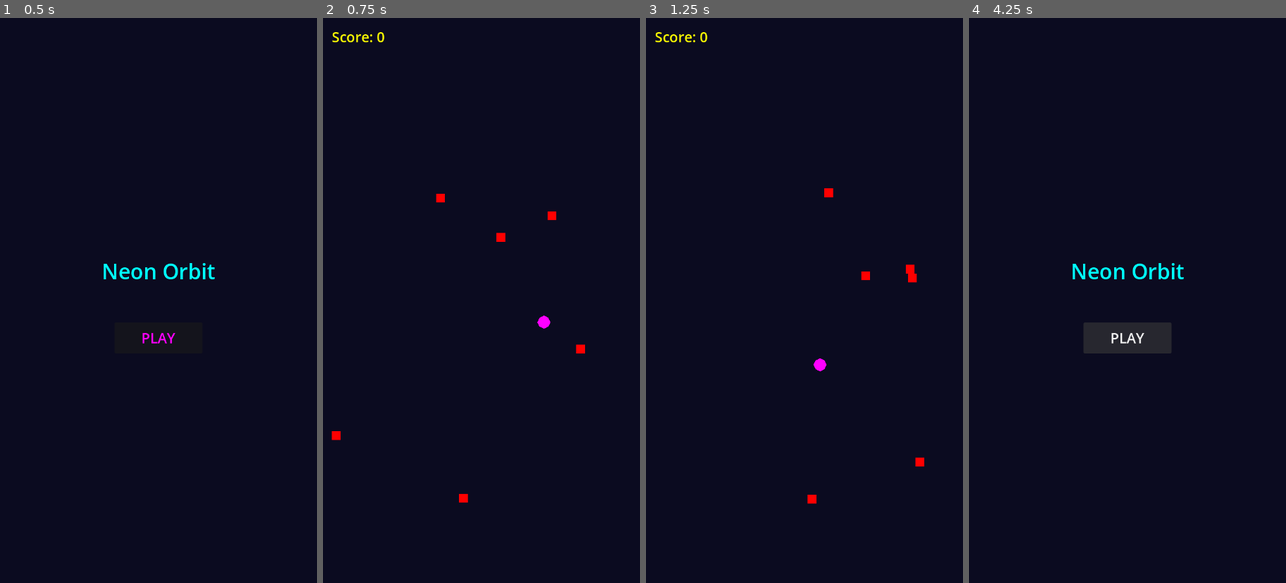
Above: before the commit, frames 1-4 (left to right).
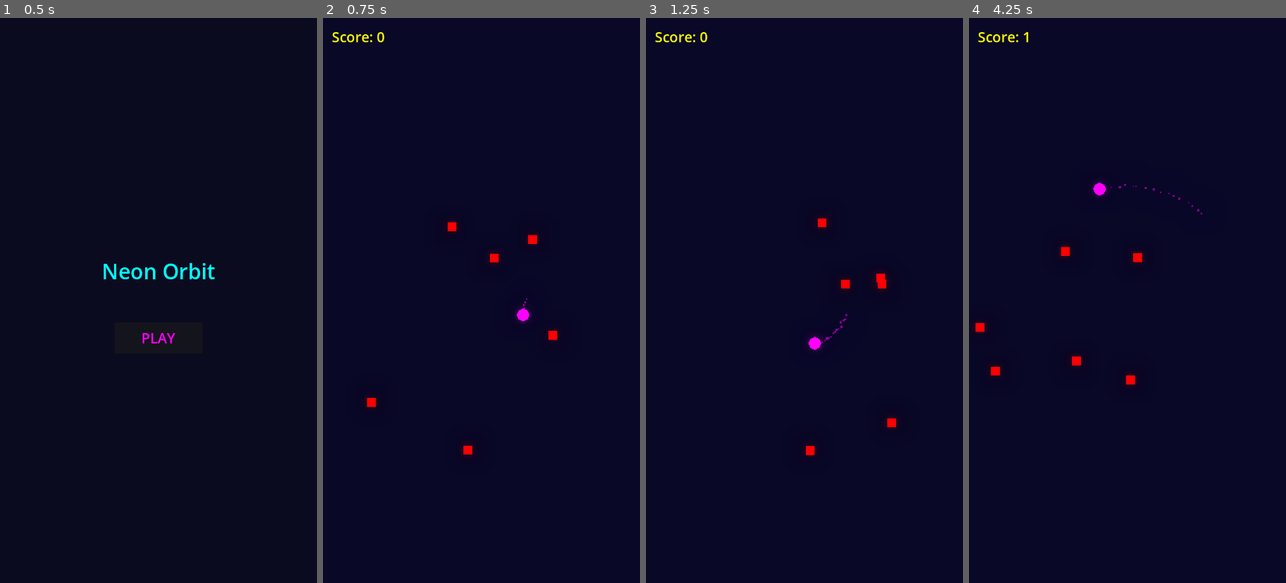
Above: after the commit, the same moments.

Repository: Spacesqueezer/AI_game_maybe
Game: Godot game, scene res://scenes/main_menu.tscn
The game is run twice, just before and just after one commit, with the same random seed, the same clock (stepped at 60 frames per second) and the same inputs.
Inputs (mouse positions are in pixels of both pictures, inside the frame that each line leads up to):
- Up to frame 1 (0.5 s): no input
- Up to frame 2 (0.75 s): click "PLAY" at 0.5 s
- Up to frame 3 (1.25 s): no input
- Up to frame 4 (4.25 s): move the mouse to (1197, 272) at 1.27 s; click (1197, 272) at 1.42 s; move the mouse to (1064, 328) at 2.02 s; click (1064, 328) at 2.17 s; move the mouse to (1159, 176) at 2.77 s; click (1159, 176) at 2.92 s; click (1127, 340) at 3.5 s, where only the run before the commit has a clickable "PLAY"

Frame 1 is identical in both runs. In frame 2, 0.7% of the frame differs, in the area x 2-83%, y 31-86%; in frame 3, 0.7%; in frame 4, 2.4%, in the area x 2-74%, y 2-65%.

Commit message:
Polish gameplay mechanics and visuals
* Refactor player.gd to use a Tween for smooth jumping between orbits.
* Fix player jump logic to bounce radially instead of teleporting.
* Reduce orbit radiuses in game.gd, obstacle.gd, and coin.gd to fit the mobile screen better.
* Add rotation animation to coins.
* Add a glowing WorldEnvironment to game.tscn to create a neon aesthetic.
* Add a particle trail to the player using CPUParticles2D.

Co-authored-by: Spacesqueezer <86262998+Spacesqueezer@users.noreply.github.com>

Diff:
--- a/scenes/game.tscn
+++ b/scenes/game.tscn
@@ -1,7 +1,15 @@
-[gd_scene load_steps=2 format=3 uid="uid://game_scene_id"]
+[gd_scene load_steps=3 format=3 uid="uid://game_scene_id"]
 
 [ext_resource type="Script" path="res://scripts/game.gd" id="1_script"]
 [ext_resource type="PackedScene" uid="uid://player_scene_id" path="res://scenes/player.tscn" id="2_player"]
+
+[sub_resource type="Environment" id="Environment_glow"]
+background_mode = 3
+glow_enabled = true
+glow_intensity = 1.5
+glow_strength = 1.2
+glow_bloom = 0.2
+glow_blend_mode = 0
 
 [node name="Game" type="Node2D"]
 script = ExtResource("1_script")
@@ -27,3 +35,8 @@
 theme_override_colors/font_color = Color(1, 1, 0, 1)
 theme_override_font_sizes/font_size = 32
 text = "Score: 0"
+
+
+
+[node name="WorldEnvironment" type="WorldEnvironment" parent="."]
+environment = SubResource("Environment_glow")
--- a/scenes/player.tscn
+++ b/scenes/player.tscn
@@ -14,3 +14,14 @@
 [node name="Visual" type="Polygon2D" parent="."]
 color = Color(1, 0, 1, 1)
 polygon = PackedVector2Array(0, -15, 10, -10, 15, 0, 10, 10, 0, 15, -10, 10, -15, 0, -10, -10)
+
+[node name="CPUParticles2D" type="CPUParticles2D" parent="."]
+amount = 16
+lifetime = 0.5
+local_coords = false
+emission_shape = 1
+emission_sphere_radius = 5.0
+gravity = Vector2(0, 0)
+scale_amount_min = 2.0
+scale_amount_max = 6.0
+color = Color(1, 0, 1, 0.5)
--- a/scripts/coin.gd
+++ b/scripts/coin.gd
@@ -1,7 +1,7 @@
 extends Area2D
 
-const MIN_RADIUS = 150.0
-const ORBIT_SPACING = 100.0
+const MIN_RADIUS = 100.0
+const ORBIT_SPACING = 80.0
 
 var orbit_index = 0
 var angle = 0.0
@@ -15,6 +15,9 @@
 	angle = start_angle
 	_update_position()
 
+func _process(delta):
+	$Visual.rotation += 2.0 * delta
+
 func _update_position():
 	var radius = MIN_RADIUS + orbit_index * ORBIT_SPACING
 	position = Vector2(cos(angle), sin(angle)) * radius
--- a/scripts/game.gd
+++ b/scripts/game.gd
@@ -1,8 +1,8 @@
 extends Node2D
 
 const ORBIT_COUNT = 4
-const MIN_RADIUS = 150.0
-const ORBIT_SPACING = 100.0
+const MIN_RADIUS = 100.0
+const ORBIT_SPACING = 80.0
 
 var obstacle_scene = preload("res://scenes/obstacle.tscn")
 var coin_scene = preload("res://scenes/coin.tscn")
--- a/scripts/obstacle.gd
+++ b/scripts/obstacle.gd
@@ -1,7 +1,7 @@
 extends Area2D
 
-const MIN_RADIUS = 150.0
-const ORBIT_SPACING = 100.0
+const MIN_RADIUS = 100.0
+const ORBIT_SPACING = 80.0
 
 var orbit_index = 0
 var angle = 0.0
--- a/scripts/player.gd
+++ b/scripts/player.gd
@@ -1,38 +1,65 @@
 extends Area2D
 
-const MIN_RADIUS = 150.0
-const ORBIT_SPACING = 100.0
+const MIN_RADIUS = 100.0
+const ORBIT_SPACING = 80.0
 const ORBIT_COUNT = 4
 
 var current_orbit_index = 0
+var target_orbit_index = 0
+var current_radius = 100.0
+
 var angle = 0.0
 var speed = 2.0 # Radians per second
-var direction = 1 # 1 for clockwise, -1 for counter-clockwise
+var angular_direction = 1 # 1 for clockwise, -1 for counter-clockwise
+var radial_direction = 1 # 1 for moving outward, -1 for moving inward
+
+var is_jumping = false
+var jump_tween: Tween
 
 func _ready():
+	current_radius = MIN_RADIUS
 	_update_position()
 	area_entered.connect(_on_area_entered)
 
 func _process(delta):
-	angle += speed * direction * delta
+	angle += speed * angular_direction * delta
 	_update_position()
 
 func _input(event):
-	if event is InputEventScreenTouch and event.pressed:
+	if event is InputEventMouseButton and event.button_index == MOUSE_BUTTON_LEFT and event.pressed:
 		_jump()
-	elif event is InputEventMouseButton and event.button_index == MOUSE_BUTTON_LEFT and event.pressed:
-		_jump()
+	elif event is InputEventScreenTouch and event.pressed:
+		pass # Assuming emulated touch from mouse handles it
 
 func _jump():
-	current_orbit_index += 1
-	if current_orbit_index >= ORBIT_COUNT:
-		current_orbit_index = 0
-		direction *= -1 # Reverse direction on reaching the outer edge and resetting
-	_update_position()
+	if is_jumping:
+		return # Prevent jumping while already jumping
+
+	is_jumping = true
+	target_orbit_index = current_orbit_index + radial_direction
+
+	# Bounce back if we hit the edges
+	if target_orbit_index >= ORBIT_COUNT:
+		target_orbit_index = ORBIT_COUNT - 2
+		radial_direction = -1
+		angular_direction *= -1
+	elif target_orbit_index < 0:
+		target_orbit_index = 1
+		radial_direction = 1
+		angular_direction *= -1
+
+	current_orbit_index = target_orbit_index
+	var target_radius = MIN_RADIUS + target_orbit_index * ORBIT_SPACING
+
+	# Use Tween for smooth transition
+	if jump_tween:
+		jump_tween.kill() # Kill existing tween if any
+	jump_tween = get_tree().create_tween()
+	jump_tween.tween_property(self, "current_radius", target_radius, 0.15).set_trans(Tween.TRANS_SINE).set_ease(Tween.EASE_IN_OUT)
+	jump_tween.tween_callback(func(): is_jumping = false)
 
 func _update_position():
-	var radius = MIN_RADIUS + current_orbit_index * ORBIT_SPACING
-	position = Vector2(cos(angle), sin(angle)) * radius
+	position = Vector2(cos(angle), sin(angle)) * current_radius
 
 func _on_area_entered(area):
 	if area.is_in_group("obstacles"):
